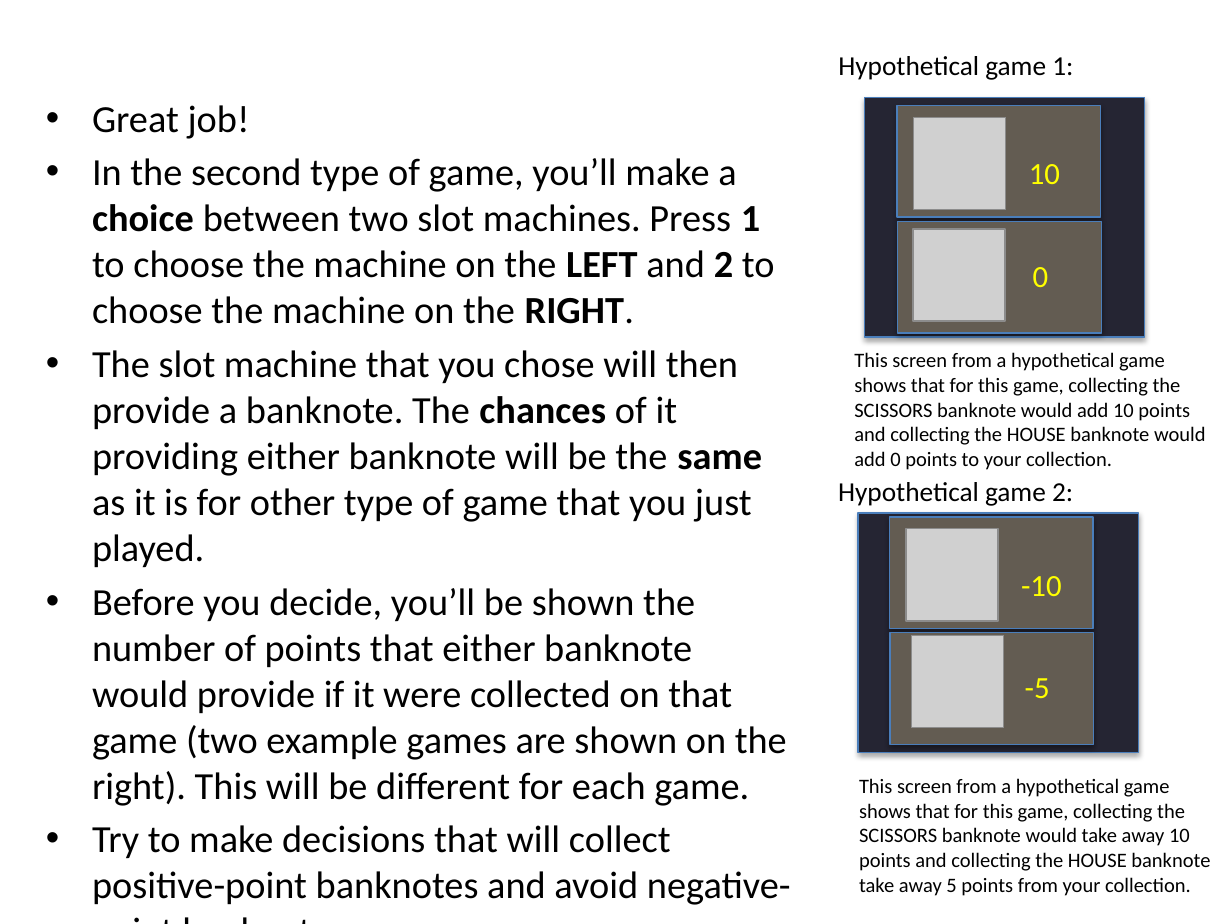
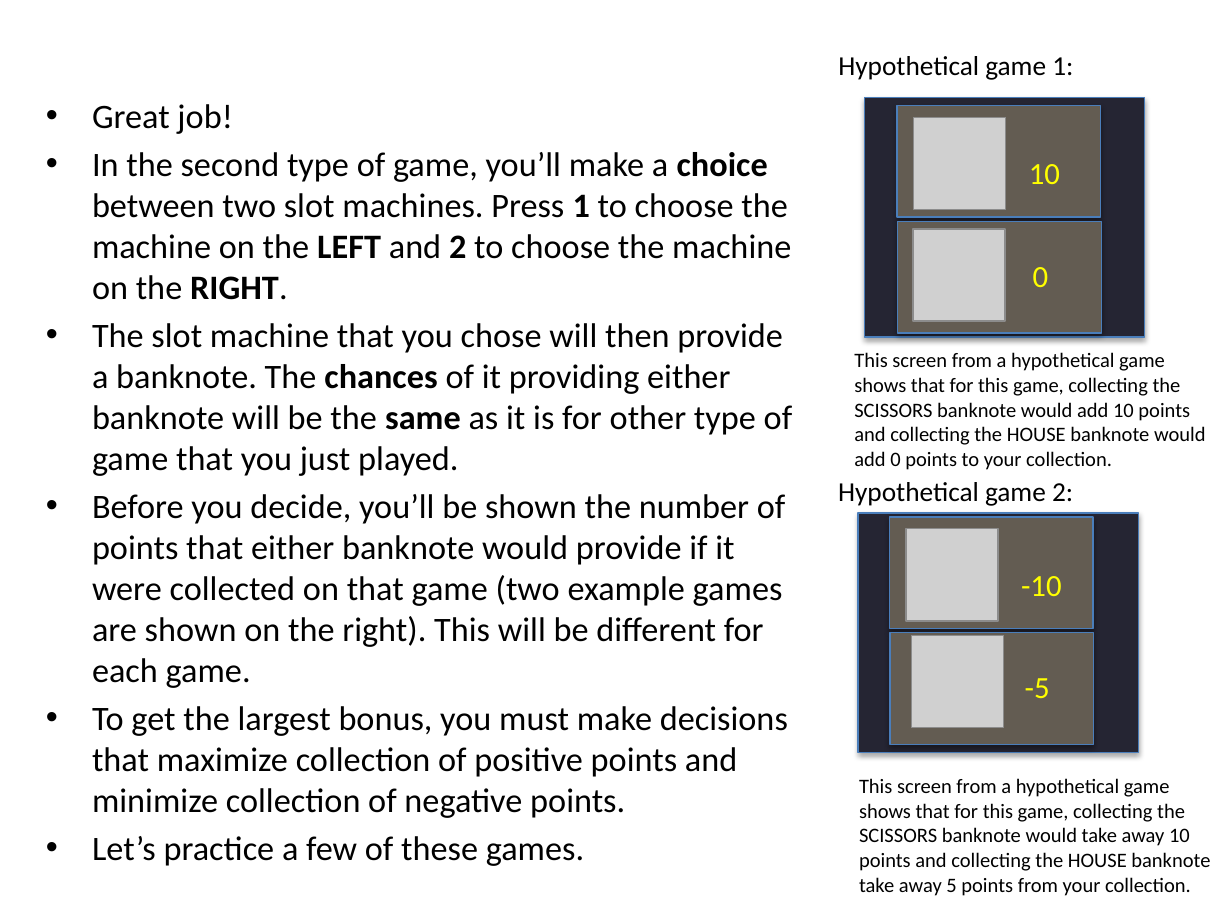
Before and after one commit to evanrussek/uws_jsp, a slide deck: slide 12 of Stimuli/uws_instr_slides.pptx. Drawn at 1232x924 pixels with LibreOffice and Linux fonts; fonts in the diff are those of the drawing; grey boxes stand for pictures. Boxes give left, top, right and bottom in pixels: in the first picture for what was removed or moved away, otherwise in the second. Text is boxed around its words. In the diff, an @@ line names an element or a change of style, - is before the commit and + after.

```diff
--- a/Stimuli/uws_instr_slides.pptx
+++ b/Stimuli/uws_instr_slides.pptx
@@ text at bbox=[92, 104, 793, 866]: size 22.4 to 20 pt in "Great job!", "In the second type of game, you’ll ...", "The slot machine that you chose will ...", "Before you decide, you’ll be shown the ..." and 1 more places @@
@@ text at bbox=[92, 706, 788, 818]: text changed; size 22.4 to 20 pt @@
-• Try to make decisions that will collect positive-point banknotes and avoid negative-point banknotes.
+• To get the largest bonus, you must make decisions that maximize collection of positive points and minimize collection of negative points.
```
Also in this commit, not shown: 2 other slides changed, 11 other files.
